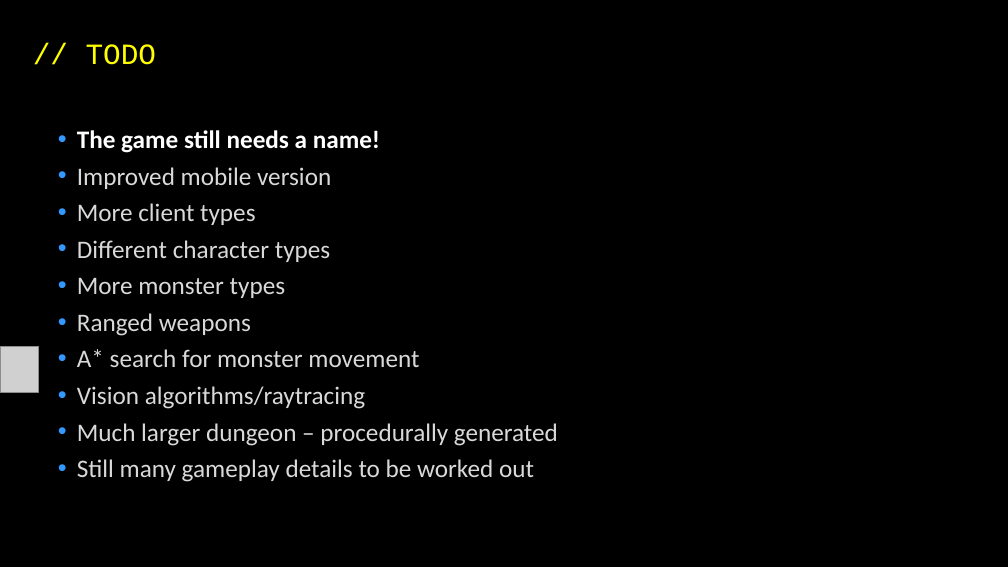
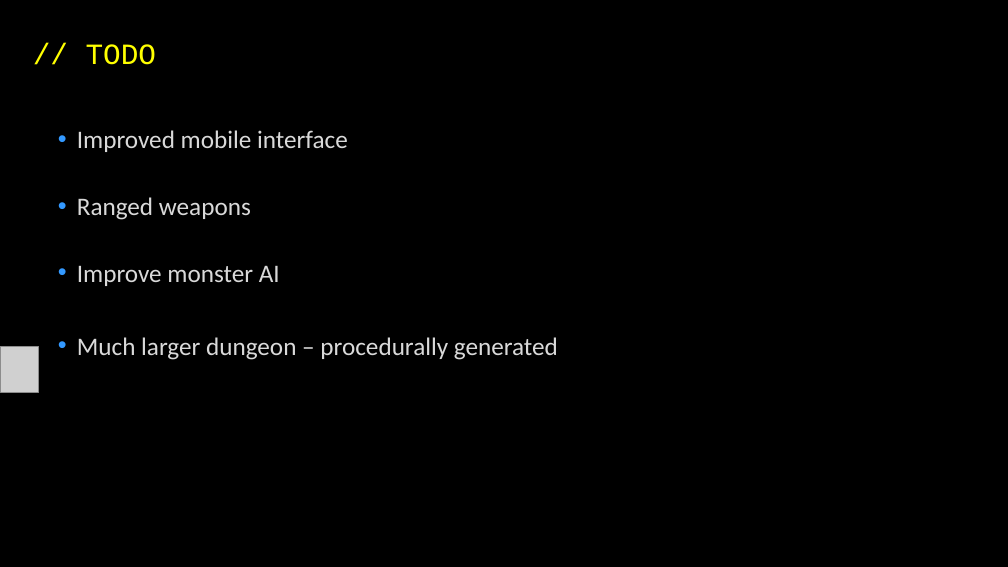
Before and after one commit to LeifBloomquist/MultiRogueLike, a slide deck: slide 7 of Docs/Presentations/Leif Roguelike Celebration 2020.pptx (slide 8 before the commit). Drawn at 1008x567 pixels with LibreOffice and Linux fonts; fonts in the diff are those of the drawing; grey boxes stand for pictures. Boxes give left, top, right and bottom in pixels: in the first picture for what was removed or moved away, otherwise in the second. Text is boxed around its words. In the diff, an @@ line names an element or a change of style, - is before the commit and + after.

```diff
--- a/Docs/Presentations/Leif Roguelike Celebration 2020.pptx
+++ b/Docs/Presentations/Leif Roguelike Celebration 2020.pptx
@@ text at (77,130,348,152): text changed @@
-• The game still needs a name!
-• Improved mobile version
-• More client types
-• Different character types
-• More monster types
+• Improved mobile interface
@@ text at (77,266,280,286): text changed @@
-• A* search for monster movement
-• Vision algorithms/raytracing
+• Improve monster AI
@@ text at (77,459,534,482): paragraph removed @@
-• Still many gameplay details to be worked out
```
Also in this commit, not shown: 6 other slides changed, 1 slide removed, 8 other files.
